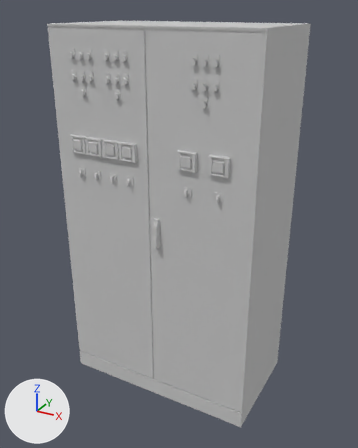
The FBX model Assets/Models/powersupply/ABTC/abtc_02.fbx, before and after one commit.
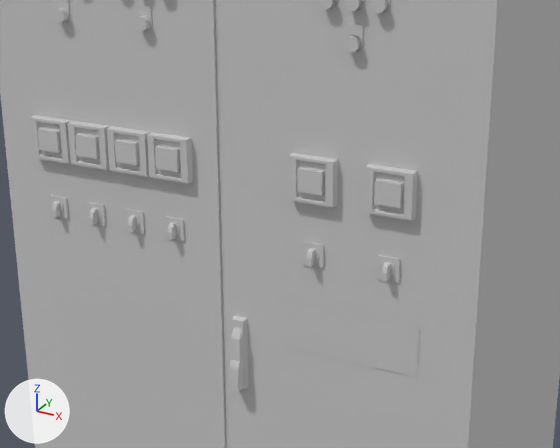
Old and new are each drawn whole from a camera (50 mm lens) standing at (1.497, -2.015, 1.878) and looking at (0.4, -0.02, 0.881) and again close up on the part from 16% to 81% of the width and 19% to 61% of the height. Arrows for +X, +Y and +Z are at lower left; the lights stay in place. Where no turn or scale is listed for an object, it has been applied to the vertices.

Names of what the first close-up shows: 'ABTC_NADPIS', 'abtc_02'.
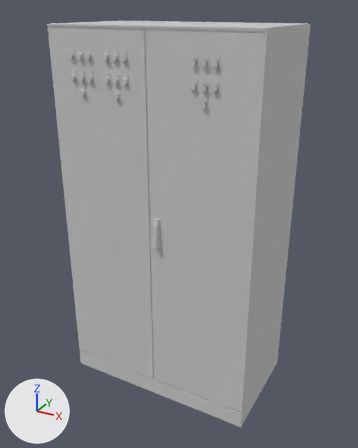
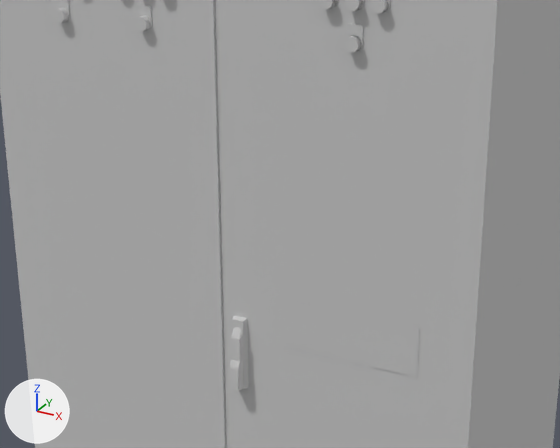
What differs and where, as boxes (x1, y1, x2, y2) in the close-ups (560 x 448 px):
part 1 of me_mesh, deleted: before (30, 115, 418, 282)

Diff of the bpy script that builds the scene:
```diff
--- a/Assets/Models/powersupply/ABTC/abtc_02.fbx.py
+++ b/Assets/Models/powersupply/ABTC/abtc_02.fbx.py
@@ me_mesh @@
 # used by ob_abtc_02; location = (0.0, 0.0, 0.0)
-me_mesh.from_pydata(...)  # 1895 vertices, 2894 faces; spans x -0.1..0.88, y -0.3..0.27, z 0.0..1.81
+me_mesh.from_pydata(...)  # 1187 vertices, 1784 faces; spans x -0.1..0.88, y -0.3..0.27, z 0.0..1.81
+# me_mesh part 1: 24 loose pieces with 708 vertices, spanning x -0.02..0.77, y -0.29..-0.27, z 1.14..1.34, are deleted
 me_mesh.materials.append(mat_01___default)
```
